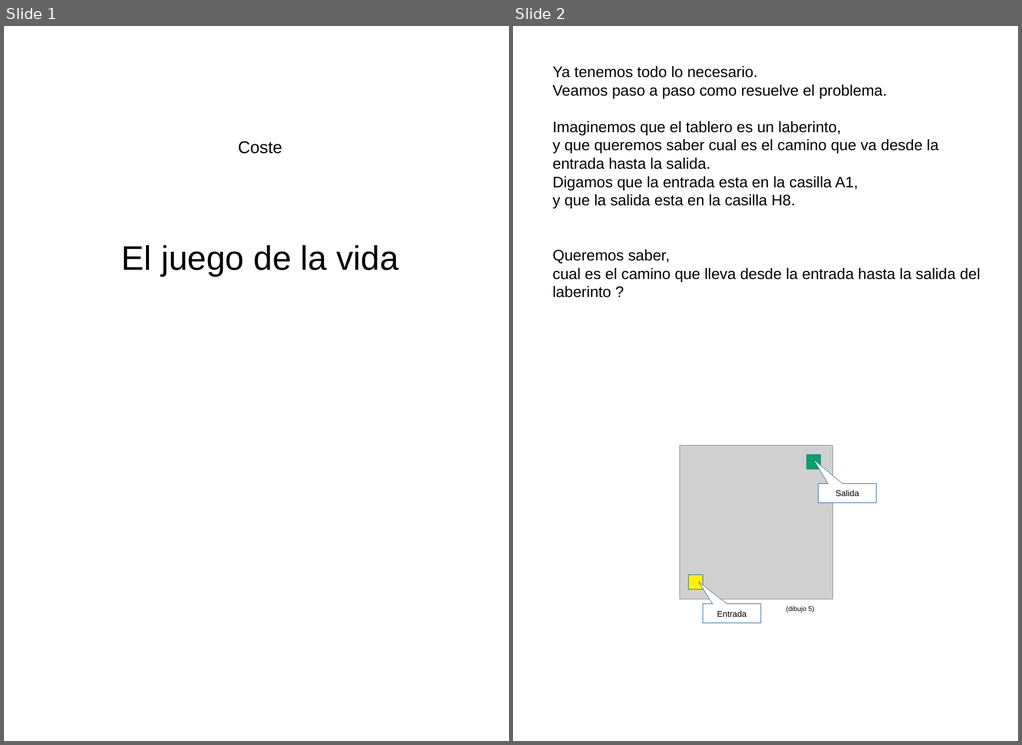
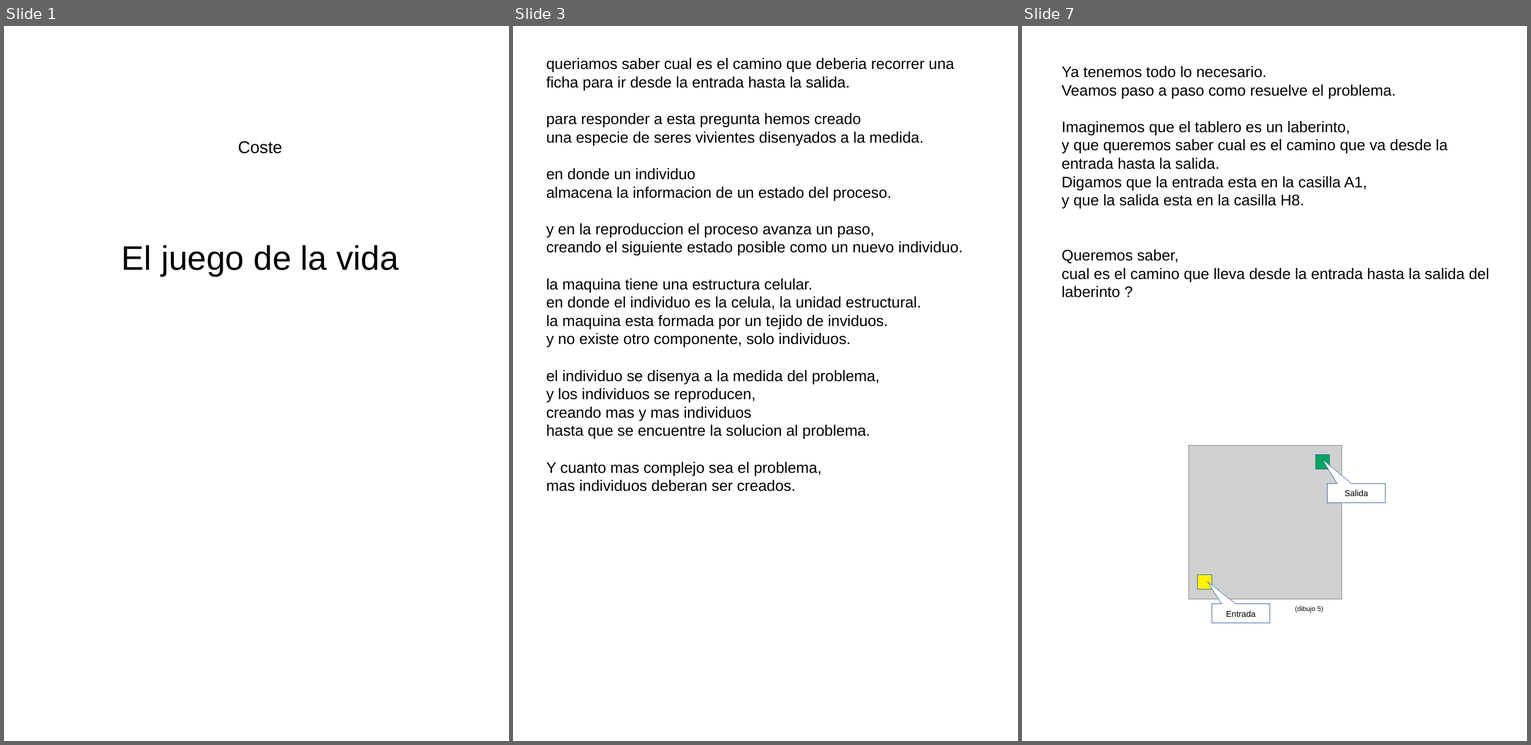
Before and after one commit to fabhrius/La-Cosa, a slide deck: capitulos/Coste/Coste.odp. Shown side by side, each under a label of ours: slides 1 and 2 before the commit, slides 1, 3 and 7 after it; the slides between them are not shown. The pictures are 1022x745 and 1531x745 pixels, drawn with LibreOffice and Linux fonts; fonts in the diff are those of the drawing; grey boxes stand for pictures. Boxes give left, top, right and bottom in pixels: in the first picture for what was removed or moved away, otherwise in the second. Text is boxed around its words. In the diff, an @@ line names an element or a change of style, - is before the commit and + after.

```diff
--- a/capitulos/Coste/Coste.odp
+++ b/capitulos/Coste/Coste.odp
@@ slide 3 added at (x1=513, y1=26, x2=1018, y2=741), background #FFFFFF @@
@@ text added at (x1=546, y1=58, x2=963, y2=475), 18 pt, text #000000 @@
+queriamos saber cual es el camino que deberia recorrer una ficha para ir desde la entrada hasta la salida.
+para responder a esta pregunta hemos creado
+una especie de seres vivientes disenyados a la medida.
+en donde un individuo
+almacena la informacion de un estado del proceso.
+y en la reproduccion el proceso avanza un paso,
+creando el siguiente estado posible como un nuevo individuo.
+la maquina tiene una estructura celular.
+en donde el individuo es la celula, la unidad estructural.
+la maquina esta formada por un tejido de inviduos.
+y no existe otro componente, solo individuos.
+el individuo se disenya a la medida del problema,
+y los individuos se reproducen,
+creando mas y mas individuos
+hasta que se encuentre la solucion al problema.
+Y cuanto mas complejo sea el problema,
+mas individuos deberan ser creados.
@@ what was slide 2 is now slide 7 @@
```
Also in this commit, not shown: 4 other slides added, 1 other file.
